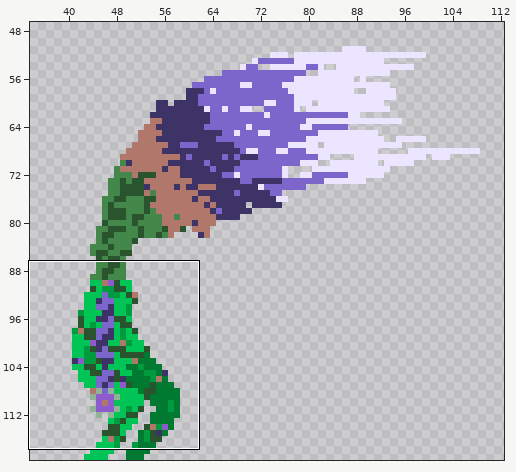
Sprite sheet: CasaDesDiamantes/sprites/zombieGirlAttack1Start_spr/layers/237d306e-b479-407b-b1be-2032e3b2bd56/d5588e13-2699-4744-bb02-954e2cded410.png. Above, an overview of the earlier version with the close-up marked.
Close-up. The starting point:
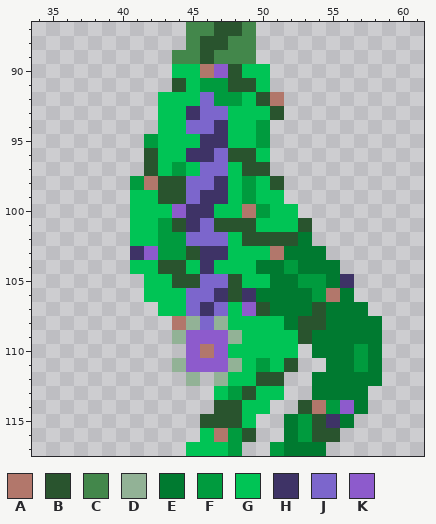
The file is 130x120 pixels. Shown: x 34..61, y 87..117. The wide view leaves out empty margins.
Palette (. is transparent): A #b2776b  B #29542e  C #43874b  D #92b296  E #007a30  F #009b3e  G #00c455  H #3e3366  J #7c66cc  K #8d5bcc
Pixels before, first column x 41:
 87 ....CCBBC.........
 88 ....CBBCC.........
 89 ...CCBCCC.........
 90 ...GGAKBGG........
 91 ...BGFFBBG........
 92 ..GGGJFFGBA.......
 93 ..GGHJJGGGB.......
 94 ..GGJJHGGF........
 95 .FGGGHHGGF........
 96 .BGGHHJBBG........
 97 .BGFGJJGBB........
 98 FABBJJHGFGB.......
 99 GGBBJHHGFGG.......
100 GGGKHHGGAFGG......
101 GGFBHJBBBGGGB.....
102 GGFFJJJGBBBBE.....
103 HKFFBHHGGGAEEE....
104 GGBBGHGGGEEFEEE...
105 .GGBBJJBGGEEFFEH..
106 .GGGJJHBHEEEEFAE..
107 ..GGJHJGKBEEEBEEE.
108 ...ADJDGGGGEBBEEEE
109 ...DKKKDGGGGBEEEEE
110 ....KAKGGGGG.EEEFE
111 ...DKKKDGFGB..EEFE
112 ....D.DGGBB..EEEEE
113 ......GFBGG..EEEE.
114 ......BBGG..BAFKE.
115 .....BBBG..EFBHE..
116 .....GAFB..EFBB...
117 ....GGGF..FEEE....
And afterwards:
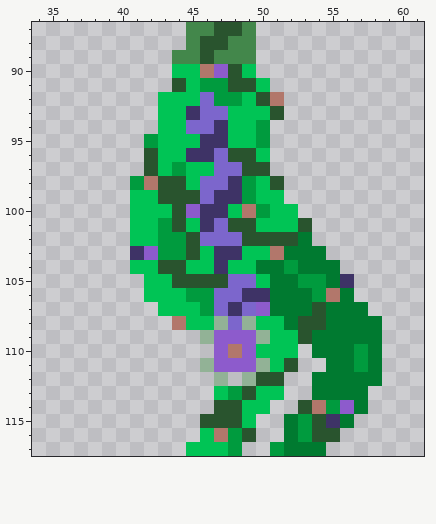
The exact change:
{"y":90,"x":50,"old":"G","new":"."}
{"y":97,"x":46,"old":"J","new":"G"}
{"y":97,"x":48,"old":"G","new":"J"}
{"y":98,"x":45,"old":"J","new":"G"}
{"y":98,"x":47,"old":"HG","new":"JH"}
{"y":99,"x":45,"old":"JH","new":"BJ"}
{"y":99,"x":48,"old":"G","new":"H"}
{"y":100,"x":44,"old":"KH","new":"BK"}
{"y":100,"x":47,"old":"G","new":"H"}
{"y":101,"x":45,"old":"HJB","new":"GHJ"}
{"y":102,"x":45,"old":"J","new":"B"}
{"y":102,"x":48,"old":"G","new":"J"}
{"y":103,"x":46,"old":"H","new":"G"}
{"y":103,"x":48,"old":"G","new":"H"}
{"y":104,"x":46,"old":"HG","new":"GH"}
{"y":105,"x":46,"old":"JJBG","new":"BBJJ"}
{"y":106,"x":45,"old":"JJHB","new":"FFJJ"}
{"y":106,"x":50,"old":"E","new":"H"}
{"y":107,"x":45,"old":"JH","new":"GF"}
{"y":107,"x":48,"old":"GKB","new":"HJK"}
{"y":108,"x":45,"old":"DJ","new":"GG"}
{"y":108,"x":48,"old":"GG","new":"JD"}
{"y":109,"x":44,"old":"DKK","new":"..D"}
{"y":109,"x":48,"old":"DGG","new":"KKD"}
{"y":110,"x":45,"old":"KA","new":".."}
{"y":110,"x":48,"old":"GG","new":"AK"}
{"y":111,"x":44,"old":"DKK","new":"..D"}
{"y":111,"x":48,"old":"DGF","new":"KKD"}
{"y":112,"x":45,"old":"D","new":"."}
{"y":112,"x":48,"old":"GG","new":".D"}
